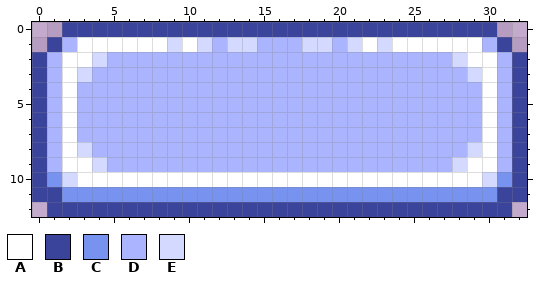
A pixel-art file gets an edit: Template/Template.aseprite. This is how it looked before the edit.
33x13 pixels, 1 frame.
Palette (. is transparent): A #ffffff  B #3b449b  C #7793ef  D #aab4ff  E #d4d9ff
Pixels before, first column x 0:
 0 ..BBBBBBBBBBBBBBBBBBBBBBBBBBBBB..
 1 .BDAAAAAAEAEDEEDDDEEDEAEAAAAAADB.
 2 BDAAEDDDDDDDDDDDDDDDDDDDDDDDEAADB
 3 BDAEDDDDDDDDDDDDDDDDDDDDDDDDDEADB
 4 BDADDDDDDDDDDDDDDDDDDDDDDDDDDDADB
 5 BDADDDDDDDDDDDDDDDDDDDDDDDDDDDADB
 6 BDADDDDDDDDDDDDDDDDDDDDDDDDDDDADB
 7 BDADDDDDDDDDDDDDDDDDDDDDDDDDDDADB
 8 BDAEDDDDDDDDDDDDDDDDDDDDDDDDDEADB
 9 BDAAEDDDDDDDDDDDDDDDDDDDDDDDEAADB
10 BCEAAAAAAAAAAAAAAAAAAAAAAAAAAAECB
11 BBCCCCCCCCCCCCCCCCCCCCCCCCCCCCCBB
12 .BBBBBBBBBBBBBBBBBBBBBBBBBBBBBBB.
The result:
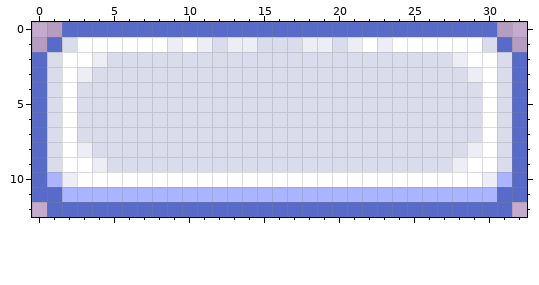
The edit:
layer "White" added
layer "Layer" removed
colour B: #3b449b -> #586bc9
colour C: #7793ef -> #aab4ff
colour D: #aab4ff -> #dadceb
colour E: #d4d9ff -> #ecedf5
Pixel boxes of the changes (left, top, right, bottom) in both pictures:
changed: (32, 22, 527, 217)
